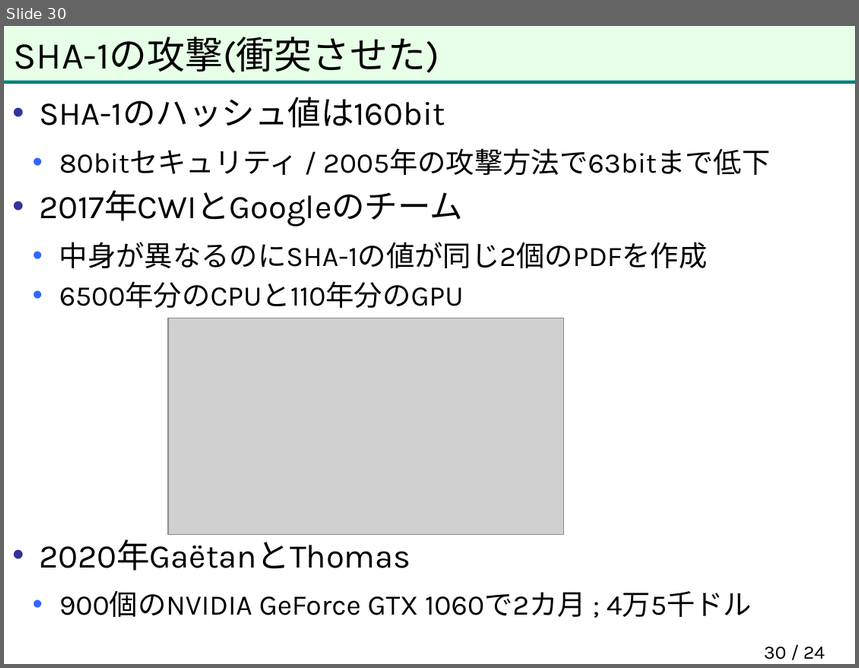
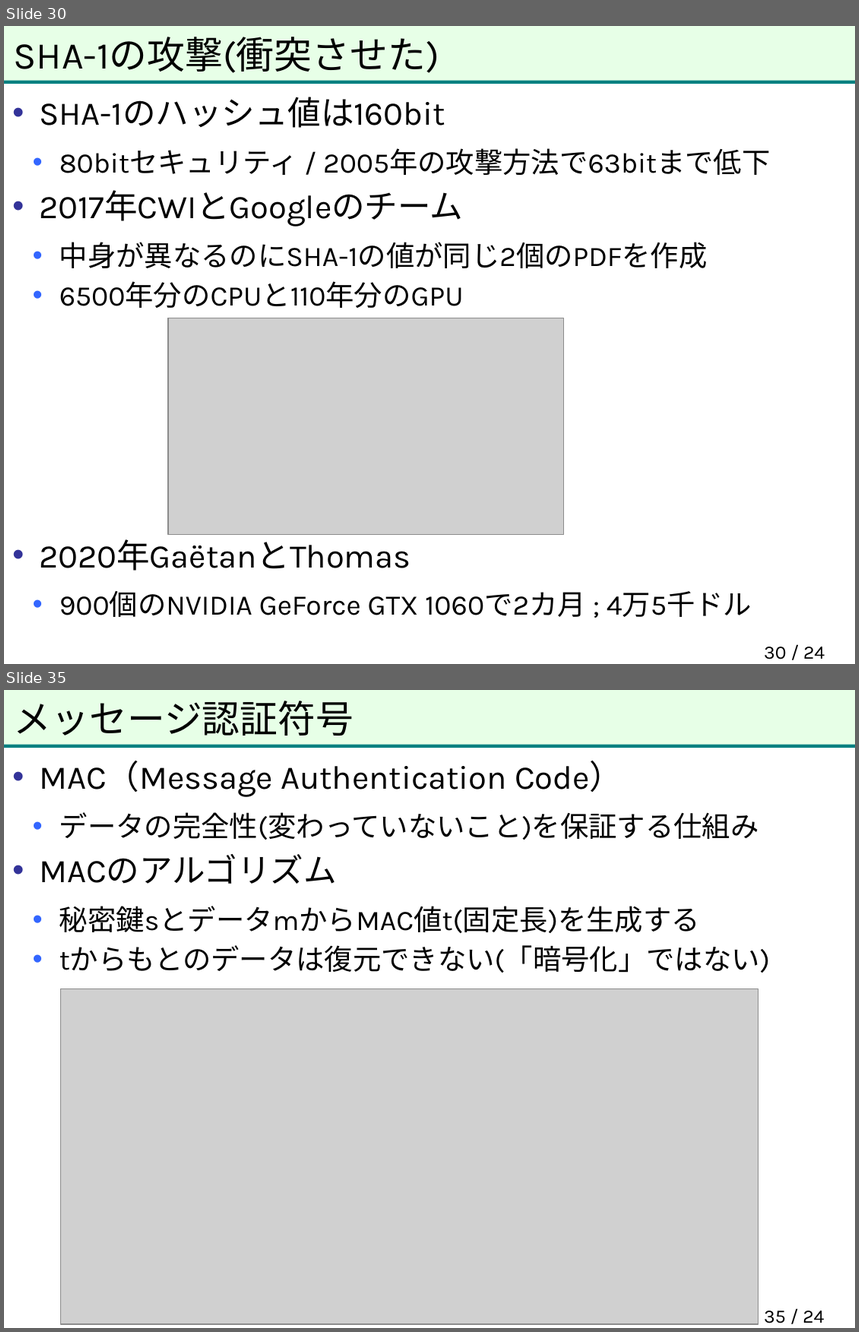
Before and after one commit to herumi/anninbon, a slide deck: lec/anninbon6.pptx. Shown one above the other, each under a label of ours: slide 30 before the commit, slides 30 and 35 after it; the slides between them are not shown. The pictures are 859x668 and 859x1332 pixels, drawn with LibreOffice and Linux fonts; fonts in the diff are those of the drawing; grey boxes stand for pictures; background and template pictures are left out. Boxes give left, top, right and bottom in pixels: in the first picture for what was removed or moved away, otherwise in the second. Text is boxed around its words. In the diff, an @@ line names an element or a change of style, - is before the commit and + after.

```diff
--- a/lec/anninbon6.pptx
+++ b/lec/anninbon6.pptx
@@ slide 35 added at (4, 690, 855, 1328), background #FFFFFF; not listed: 2 template elements that a slide beside it also shows @@
@@ title added at (14, 701, 354, 736), 32 pt, text #000000 @@
+メッセージ認証符号
@@ text added at (39, 761, 770, 973), 24 pt, text #000000 @@
+• MAC（Message Authentication Code）
+  • データの完全性(変わっていないこと)を保証する仕組み
+• MACのアルゴリズム
+  • 秘密鍵sとデータmからMAC値t(固定長)を生成する
+  • tからもとのデータは復元できない(「暗号化」ではない)
@@ picture added at (61, 989, 758, 1324) @@
@@ page number added at (764, 1311, 824, 1324), 16 pt, text #000000 @@
+35 / 24
```
Also in this commit, not shown: 7 other slides added.
